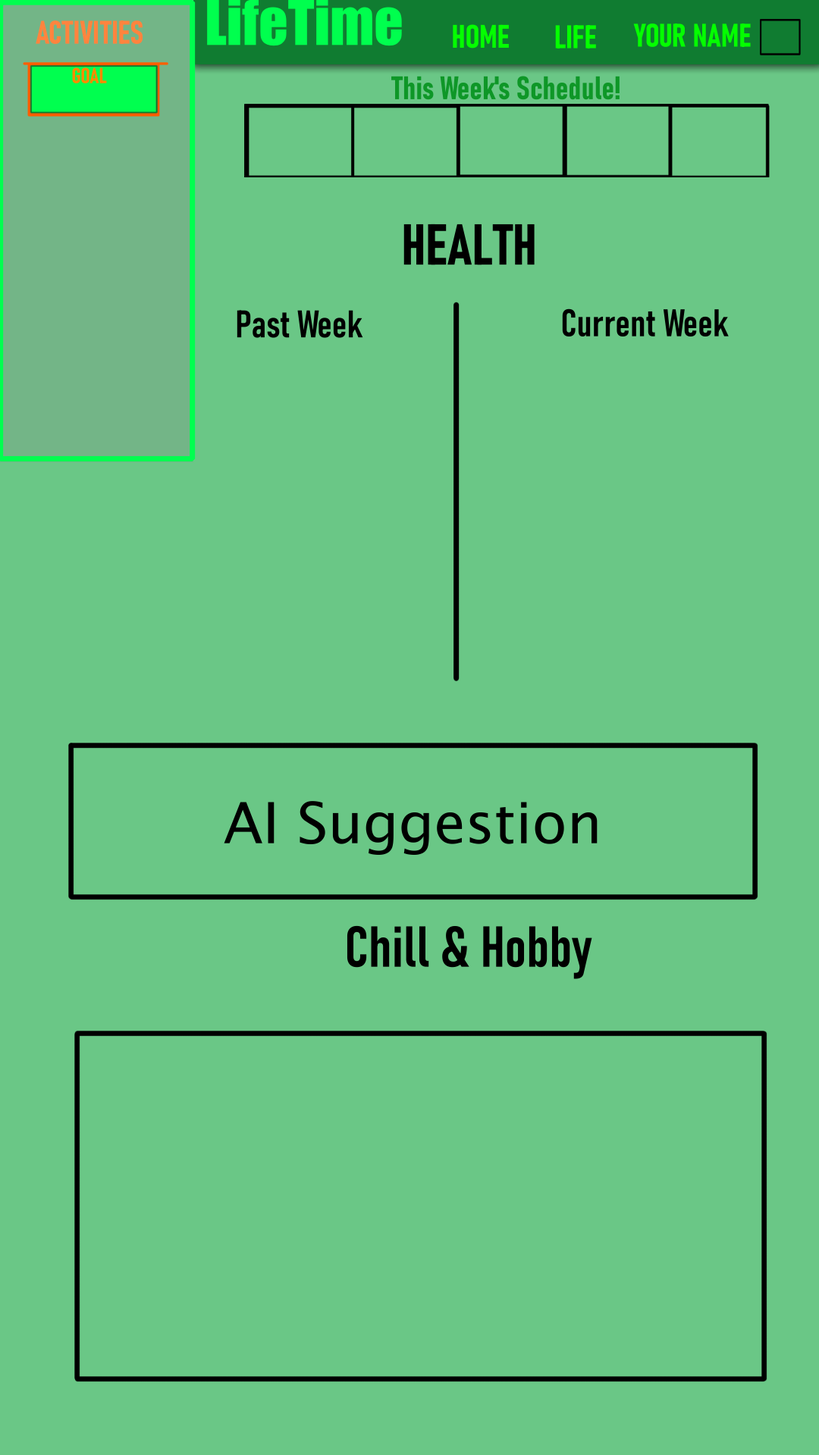
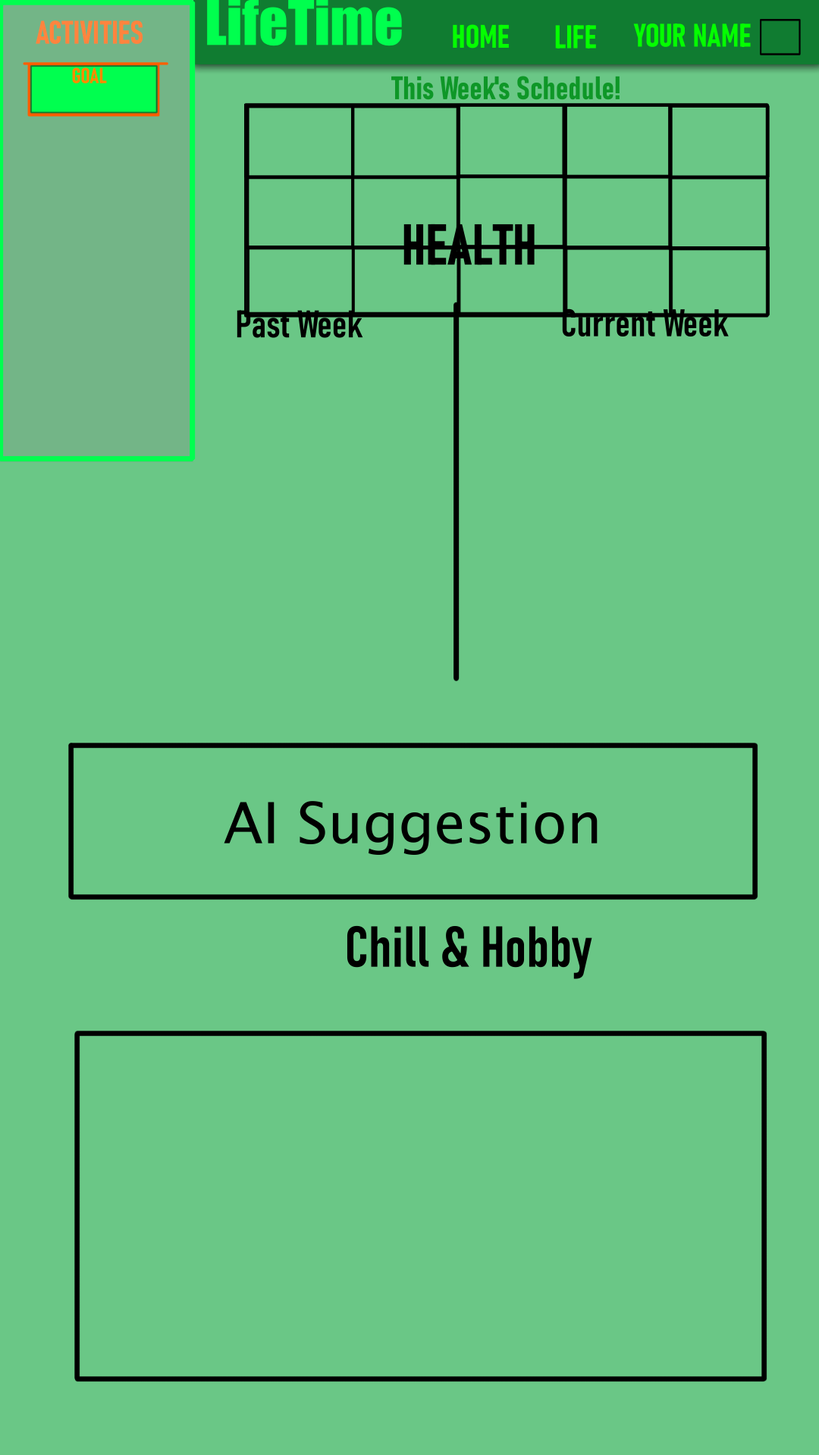
Comparing the layer stacks of the two 819 × 1455 images. Changes:
painted on "Paint Layer 16" over bbox(244, 288, 770, 843)
painted on "Paint Layer 18 (pasted)" over bbox(244, 103, 770, 192)
showed group "Calendar" (21 layers) over bbox(244, 103, 770, 318)
painted on "Paint Layer 14" (2nd of 15, in "Web" › "Calendar" › "Group 15") over bbox(632, 159, 770, 257)
painted on "Paint Layer 14" (4th of 15, in "Web" › "Calendar" › "Group 15") over bbox(546, 213, 693, 318)
painted on "Paint Layer 14" (7th of 15, in "Web" › "Calendar" › "Group 15") over bbox(455, 213, 601, 318)
painted on "Paint Layer 14" (8th of 15, in "Web" › "Calendar" › "Group 15") over bbox(454, 157, 600, 255)
painted on "Paint Layer 14" (11th of 15, in "Web" › "Calendar" › "Group 15") over bbox(315, 159, 461, 257)
painted on "Paint Layer 5" over bbox(244, 103, 770, 318)
painted on "Paint Layer 1" (1st of 2, in "Web") over bbox(244, 103, 770, 318)
painted on "Paint Layer 1" (2nd of 2) over bbox(244, 103, 770, 843)
